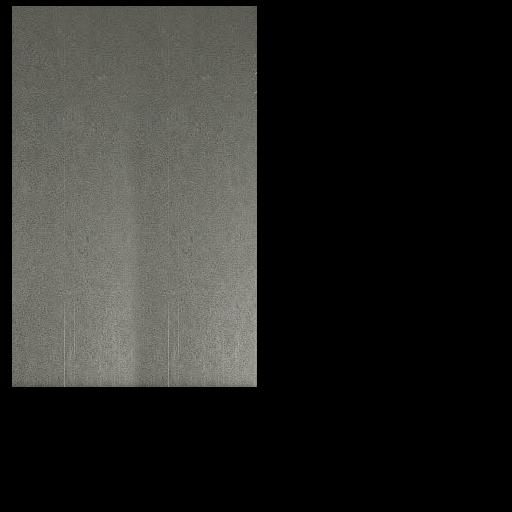
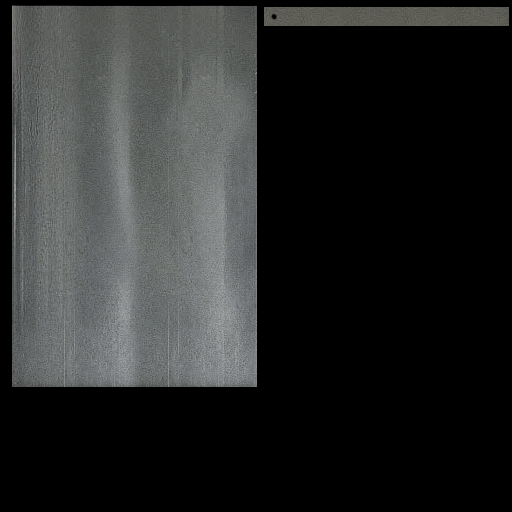
The second 512px x 512px image is a revision of the first. Changes to its layers:
added layer "Pasted Layer #1" above "Pasted Layer copy" over [left=264, top=7, right=509, bottom=26]
added layer "Pasted Layer #2" (47%) above "Pasted Layer" over [left=12, top=5, right=257, bottom=387]
painted on "Pasted Layer" over [left=12, top=6, right=257, bottom=387]
